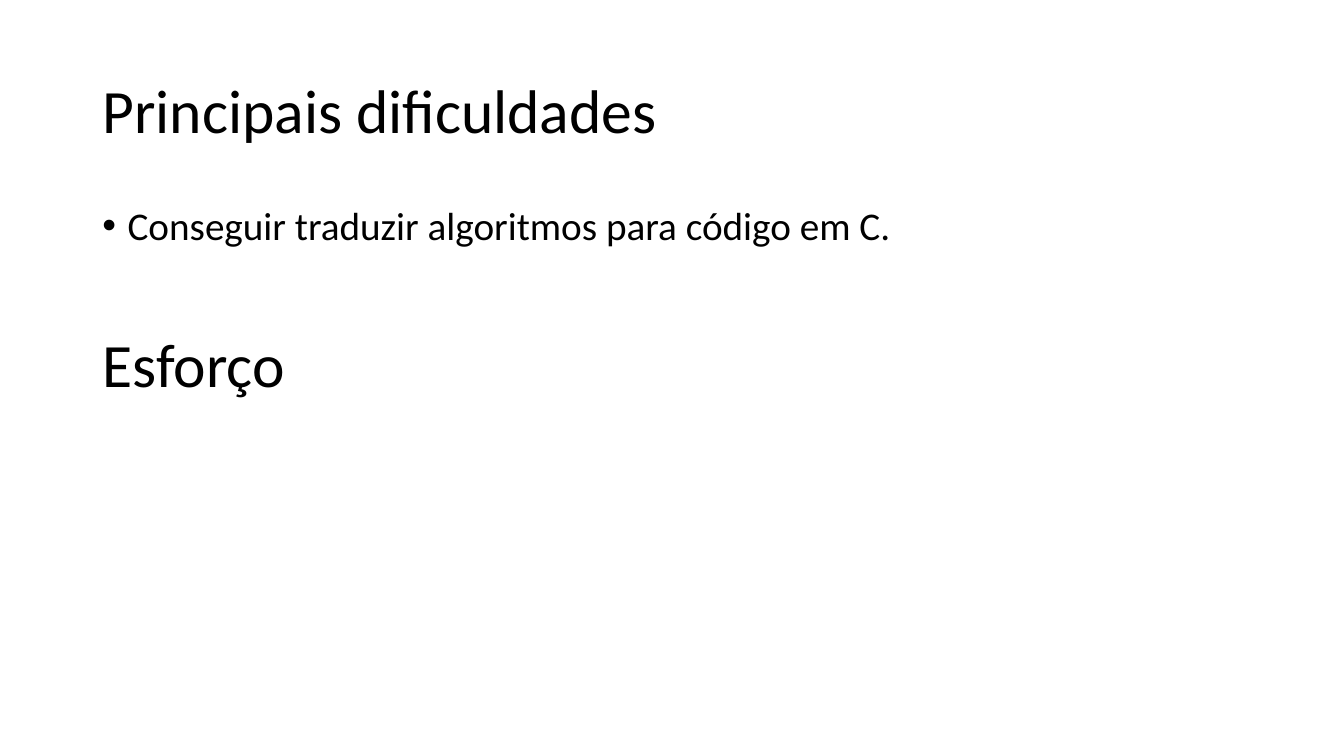
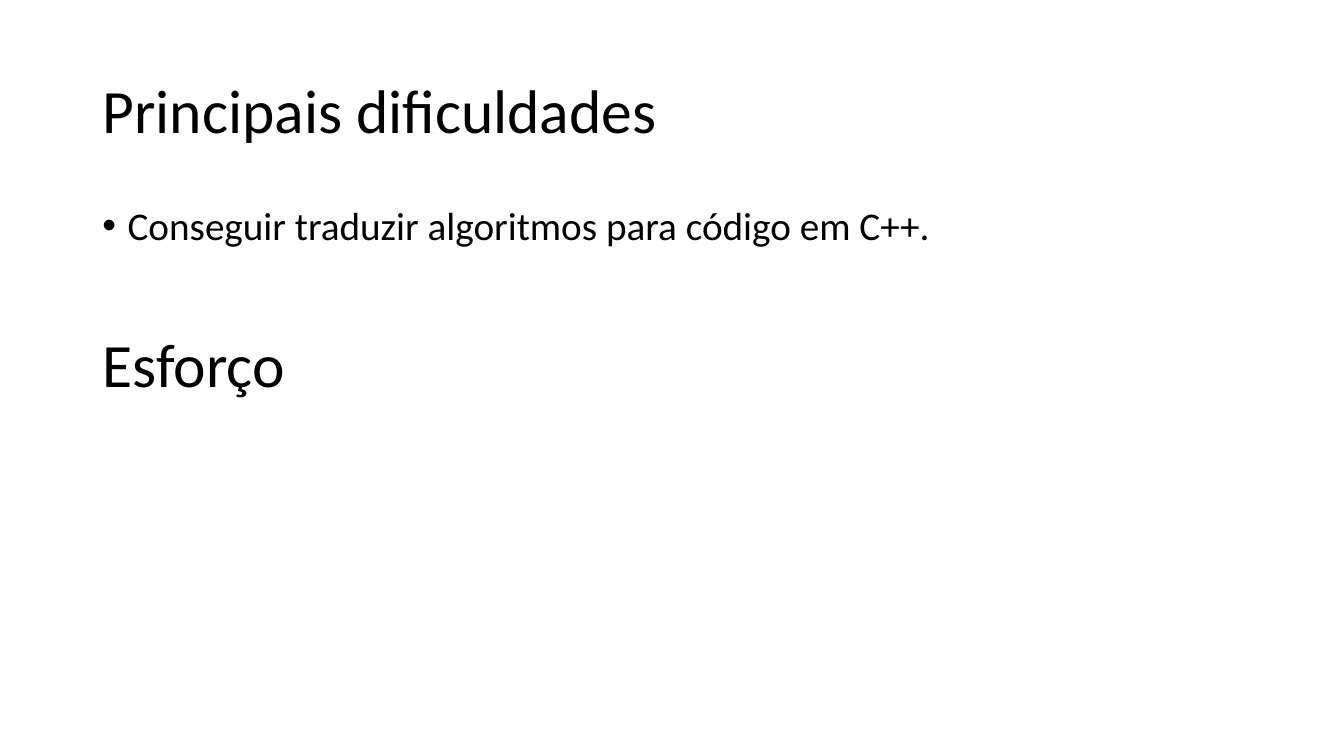
Before and after one commit to ttoino/feup-da-proj1, a slide deck: slide 17 of report/DA – Projeto 1 G12.pptx (slide 16 before the commit). Drawn at 1344x756 pixels with LibreOffice and Linux fonts; fonts in the diff are those of the drawing. Boxes give left, top, right and bottom in pixels: in the first picture for what was removed or moved away, otherwise in the second. Text is boxed around its words. In the diff, an @@ line names an element or a change of style, - is before the commit and + after.

```diff
--- a/report/DA – Projeto 1 G12.pptx
+++ b/report/DA – Projeto 1 G12.pptx
@@ text at box(128, 212, 929, 247): text changed @@
-• Conseguir traduzir algoritmos para código em C.
+• Conseguir traduzir algoritmos para código em C++.
```
Also in this commit, not shown: 7 other slides changed, 1 slide added.
